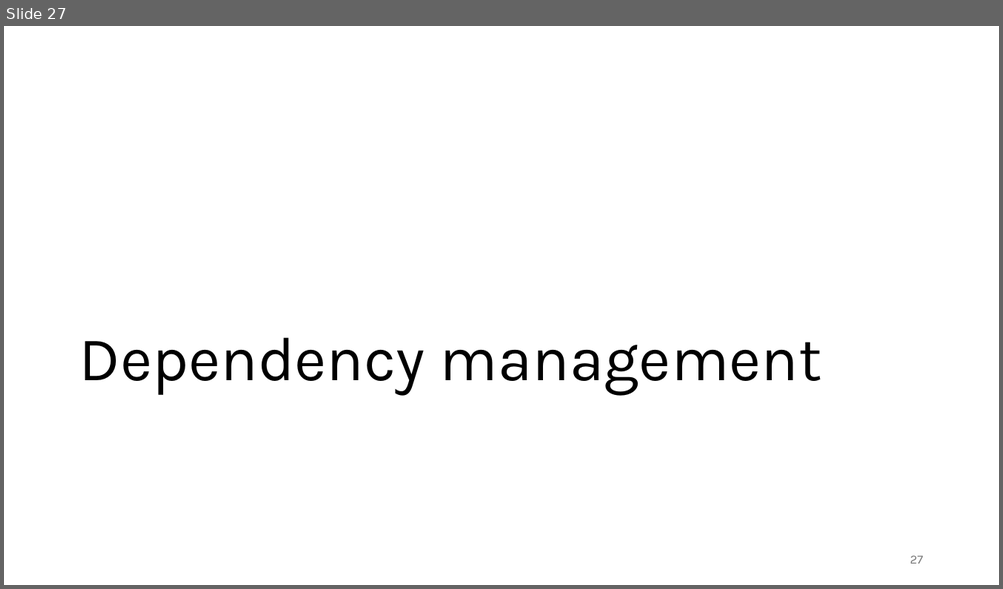
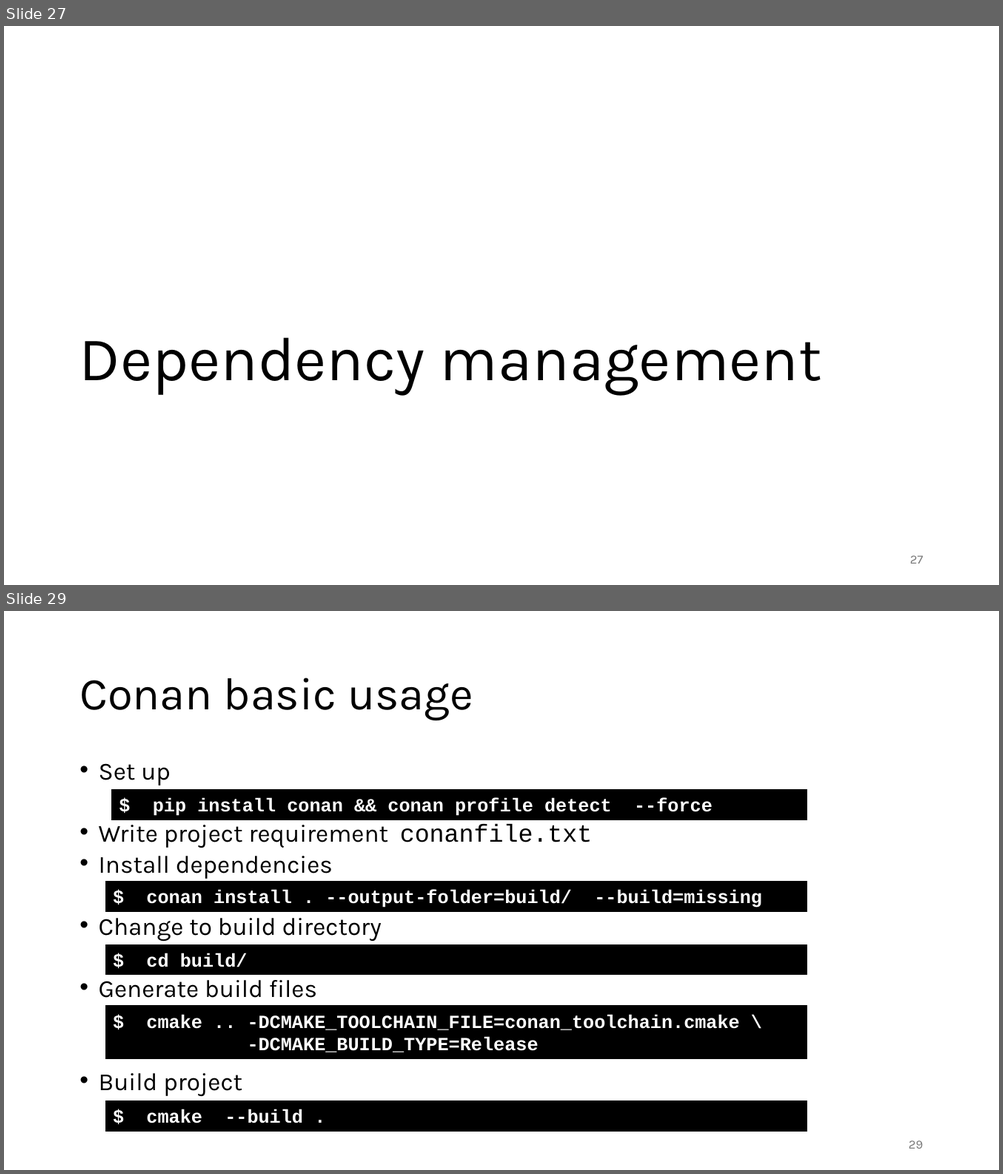
Before and after one commit to gjbex/C-plus-plus-software-engineering, a slide deck: cpp_software_engineering.pptx. Shown one above the other, each under a label of ours: slide 27 before the commit, slides 27 and 29 after it; the slides between them are not shown. The pictures are 1003x589 and 1003x1174 pixels, drawn with LibreOffice and Linux fonts; fonts in the diff are those of the drawing. Boxes give left, top, right and bottom in pixels: in the first picture for what was removed or moved away, otherwise in the second. Text is boxed around its words. In the diff, an @@ line names an element or a change of style, - is before the commit and + after.

```diff
--- a/cpp_software_engineering.pptx
+++ b/cpp_software_engineering.pptx
@@ slide 29 added at bbox=[4, 611, 999, 1170], background #FFFFFF @@
@@ title added at bbox=[79, 678, 473, 721], 44 pt, text #000000 @@
+Conan basic usage
@@ text added at bbox=[99, 763, 592, 1096], 23.8 pt, text #000000 @@
+• Set up
+• Write project requirement conanfile.txt
+• Install dependencies
+• Change to build directory
+• Generate build files
+• Build project
@@ rectangle added at bbox=[111, 790, 807, 820], fill #000000, outline #000000 0.75 pt, 18 pt, text #FFFFFF, bold @@
+$ pip install conan && conan profile detect --force
@@ rectangle added at bbox=[105, 882, 807, 911], fill #000000, outline #000000 0.75 pt, 18 pt, text #FFFFFF, bold @@
+$ conan install . --output-folder=build/ --build=missing
@@ rectangle added at bbox=[105, 945, 807, 975], fill #000000, outline #000000 0.75 pt, 18 pt, text #FFFFFF, bold @@
+$ cd build/
@@ rectangle added at bbox=[105, 1006, 807, 1059], fill #000000, outline #000000 0.75 pt, 18 pt, text #FFFFFF, bold @@
+$ cmake .. -DCMAKE_TOOLCHAIN_FILE=conan_toolchain.cmake \
+-DCMAKE_BUILD_TYPE=Release
@@ rectangle added at bbox=[105, 1101, 807, 1131], fill #000000, outline #000000 0.75 pt, 18 pt, text #FFFFFF, bold @@
+$ cmake --build .
@@ page number added at bbox=[908, 1141, 922, 1149], 12 pt, text #797979 @@
+29
```
Also in this commit, not shown: 6 slides changed, 6 other slides added.
